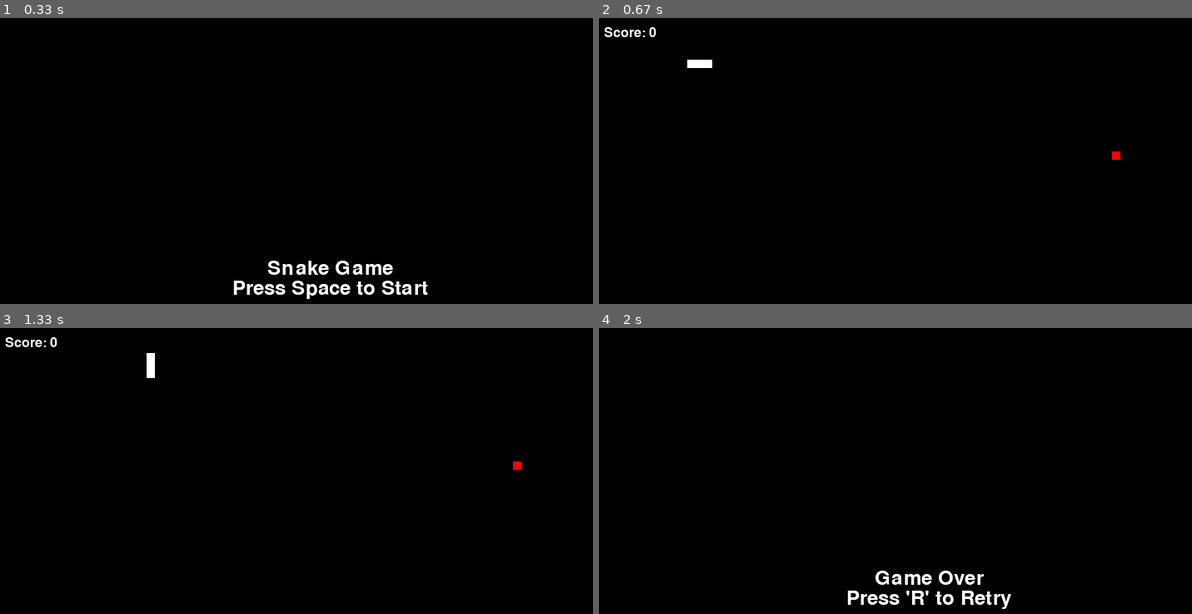
Above: before the commit, frames 1-4 (two rows, left to right).
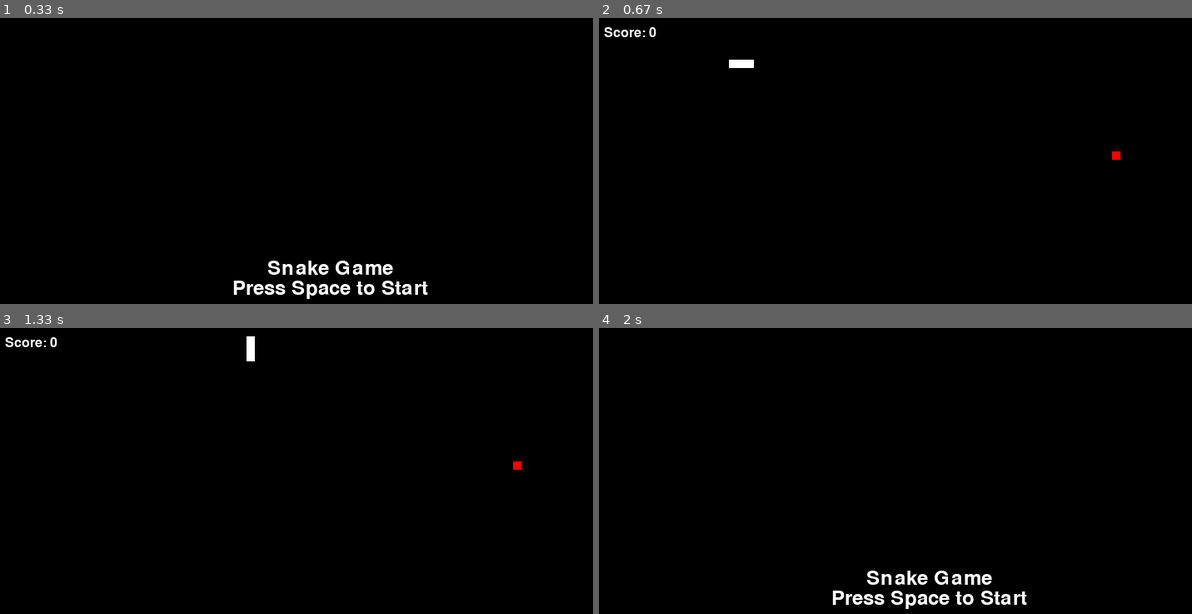
Above: after the commit, the same moments.

Repository: NavinYP/pygame_snake
Game: pygame game, started from snake.py
Same seed, same stepped clock (60 frames per second), same inputs: the game is played once before the commit and once after it.
Inputs:
- Up to frame 1 (0.33 s): no input
- Up to frame 2 (0.67 s): tap Space at 0.33 s
- Up to frame 3 (1.33 s): hold Right 0.67-1.13 s; tap Space at 0.73, 1.03, 1.23 s; hold Up from 1.17 s (still down)
- Up to frame 4 (2 s): tap Space at 1.53 s; release Up at 1.63 s; tap R at 1.67 s

Frame 1 is identical in both runs. In frame 2, 0.2% of the frame differs, in the area x 14-27%, y 14-18%; in frame 3, 0.2%; in frame 4, 1.6%, in the area x 39-73%, y 84-99%.

Commit message:
Implement time library based game time handling to make the gameplay smoother

Diff:
--- a/snake.py
+++ b/snake.py
@@ -1,6 +1,5 @@
 import pygame
 import sys
-import time
 import random
 
 # Initialize Pygame
@@ -33,10 +32,16 @@
 
 # Set up the direction
 direction = 'RIGHT'
-next_direction = 'RIGHT'  # Temporary variable for the next direction
+next_direction = 'RIGHT'
+
+# Initialize the clock and movement timing
+clock = pygame.time.Clock()
+desired_fps = 120  # Set high fps for smooth rendering
+snake_speed = 40  # Milliseconds per snake movement update
+last_move_time = pygame.time.get_ticks()  # Last time snake moved
 
 def reset_game():
-    global snake_pos, food_pos, snake_body, direction, next_direction, score, menu_active, game_over
+    global snake_pos, food_pos, snake_body, direction, next_direction, score, menu_active, game_over, last_move_time
     snake_pos = [100, 50]
     food_pos = [random.randrange(1, (WIDTH // 10)) * 10, random.randrange(1, (HEIGHT // 10)) * 10]
     snake_body = [[100, 50], [90, 50], [80, 50]]
@@ -45,6 +50,7 @@
     score = 0
     menu_active = True
     game_over = False
+    last_move_time = pygame.time.get_ticks()
 
 # Main game loop
 while True:
@@ -91,28 +97,35 @@
         win.blit(retry_text, (WIDTH // 2 - retry_text.get_width() // 2, HEIGHT // 2 + game_over_text.get_height() // 2))
 
     else:
-        # Move the snake
-        direction = next_direction  # Update direction only once per frame
-        if direction == 'UP':
-            snake_pos[1] -= 10
-        elif direction == 'DOWN':
-            snake_pos[1] += 10
-        elif direction == 'LEFT':
-            snake_pos[0] -= 10
-        elif direction == 'RIGHT':
-            snake_pos[0] += 10
+        # Check if it's time to move the snake
+        current_time = pygame.time.get_ticks()
+        if current_time - last_move_time > snake_speed:
+            # Move the snake
+            direction = next_direction  # Update direction only once per movement interval
+            if direction == 'UP':
+                snake_pos[1] -= 10
+            elif direction == 'DOWN':
+                snake_pos[1] += 10
+            elif direction == 'LEFT':
+                snake_pos[0] -= 10
+            elif direction == 'RIGHT':
+                snake_pos[0] += 10
 
-        # Add to the snake body if it eats food
-        if snake_pos[0] == food_pos[0] and snake_pos[1] == food_pos[1]:
-            score += 1
-            food_pos = [random.randrange(1, (WIDTH // 10)) * 10, random.randrange(1, (HEIGHT // 10)) * 10]
-        else:
-            if len(snake_body) > 0:  # Remove the last segment of the snake body if it didn't eat any food
-                snake_body.pop()
+            # Add to the snake body if it eats food
+            if snake_pos[0] == food_pos[0] and snake_pos[1] == food_pos[1]:
+                score += 1
+                food_pos = [random.randrange(1, (WIDTH // 10)) * 10, random.randrange(1, (HEIGHT // 10)) * 10]
+            else:
+                if len(snake_body) > 0:  # Remove the last segment of the snake body if it didn't eat any food
+                    snake_body.pop()
 
-        # Add new segment to the body
-        snake_body.insert(0, list(snake_pos))
+            # Add new segment to the body
+            snake_body.insert(0, list(snake_pos))
 
+            # Update last movement time
+            last_move_time = current_time
+
+        # Draw everything
         win.fill(BACKGROUND_COLOR)
         for pos in snake_body:
             pygame.draw.rect(win, SNAKE_COLOR, (pos[0], pos[1], 10, 10))
@@ -132,5 +145,5 @@
     # Update the display
     pygame.display.update()
 
-    # Cap the frame rate
-    time.sleep(0.1)
+    # Control frame rate using clock
+    clock.tick(desired_fps)  # Controls rendering frame rate for smooth visuals
